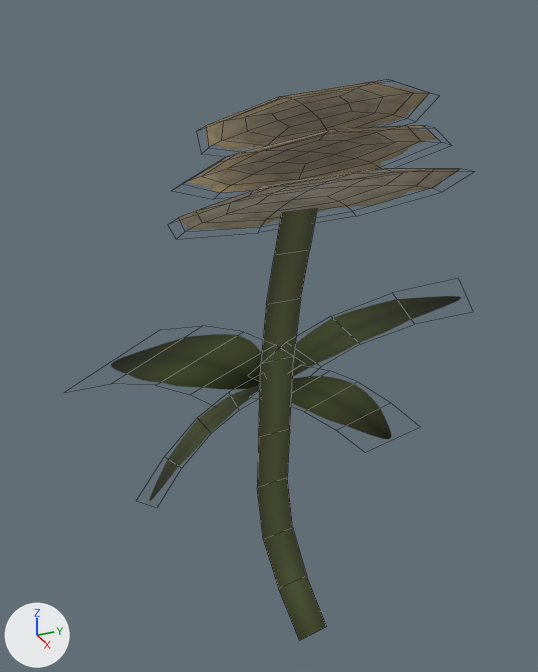
The FBX model Owlchemist/Assets/__Game/Art/Models/Environment/CraftingItems/Mod_CraftCottonBud.fbx: old version first, new version second.
The view is the same before and after, from a 50 mm camera at (1.127, -0.52, 1.337) aimed at (-0.08, 0.024, 0.733). Lighting does not change. The marker at lower left points along +X, +Y and +Z. Mesh edges are drawn as thin lines. Where no turn or scale is listed for an object, it has been applied to the vertices.

Objects in the first picture: 'CottonBud6'.
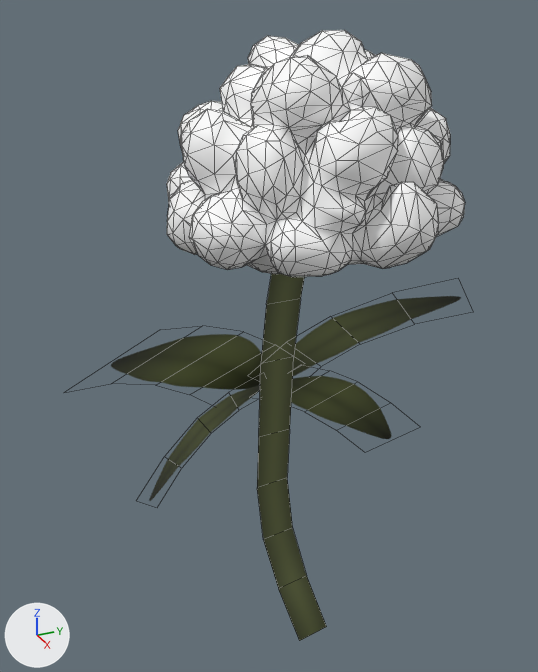
Scene script edits in JSON lines:
```json
{"op": "add", "block": "mat_cottonbud_low_defaultmat1", "code": ["mat_cottonbud_low_defaultmat1 = principled_material('CottonBud_Low:defaultMat1')", "mat_cottonbud_low_defaultmat1.base_color = (1.0, 1.0, 1.0)  # white #ffffff"]}
{"block": "me_mesh", "where": "me_mesh.from_pydata(...)  # 181 vertices, 132 faces; spans x -0.241..0.241, y -0.42..0.42, z -0.62..0.62"}
{"block": "me_mesh", "where": "# used by ob_cottonbud6; location = (-0.001, 0.036, 0.608)"}
{"block": "me_mesh", "change": "me_mesh part 1: the loose piece of 41 vertices spanning x -0.241..0.241, y -0.228..0.3, z 0.283..0.503 is deleted"}
{"block": "me_mesh", "change": "me_mesh part 2: the loose piece of 41 vertices spanning x -0.197..0.192, y -0.177..0.25, z 0.442..0.62 is deleted"}
{"block": "me_mesh", "change": "me_mesh part 3: the loose piece of 41 vertices spanning x -0.214..0.21, y -0.196..0.269, z 0.365..0.559 is deleted"}
{"op": "add", "block": "me_mesh_1", "code": ["me_mesh_1 = bpy.data.meshes.new('Mesh')", "me_mesh_1.from_pydata(...)  # 999 vertices, 1994 faces; spans x -0.283..0.252, y -0.269..0.239, z -0.173..0.221", "me_mesh_1.materials.append(mat_cottonbud_low_defaultmat1)  # its picture is missing"]}
{"op": "add", "block": "ob_cottonbudmesh", "code": ["ob_cottonbudmesh = bpy.data.objects.new('CottonBudMesh', me_mesh_1)", "ob_cottonbudmesh.location = (-0.011, 0.094, 1.066)"]}
```

Boxes [x1, y1, x2, y2] around the edits, measured in the pictures (538 x 672 px):
```json
{"object": "CottonBudMesh", "change": "added", "after": [167, 30, 465, 277]}
{"object": "CottonBud6", "change": "reshaped", "before": [111, 81, 461, 641], "after": [111, 274, 461, 641]}
{"part": 1, "of": "me_mesh", "change": "deleted", "before": [178, 168, 460, 230]}
{"part": 2, "of": "me_mesh", "change": "deleted", "before": [205, 81, 428, 149]}
{"part": 3, "of": "me_mesh", "change": "deleted", "before": [188, 125, 437, 192]}
```
